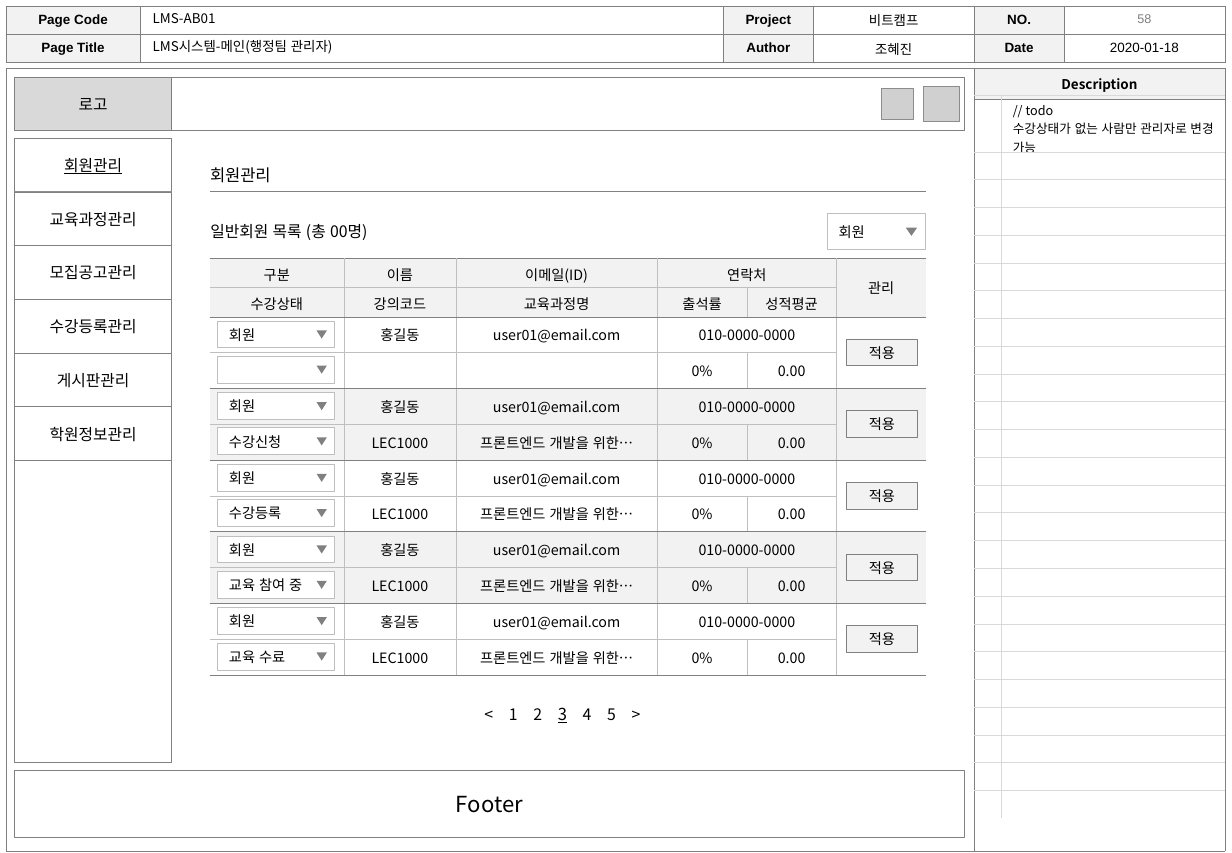
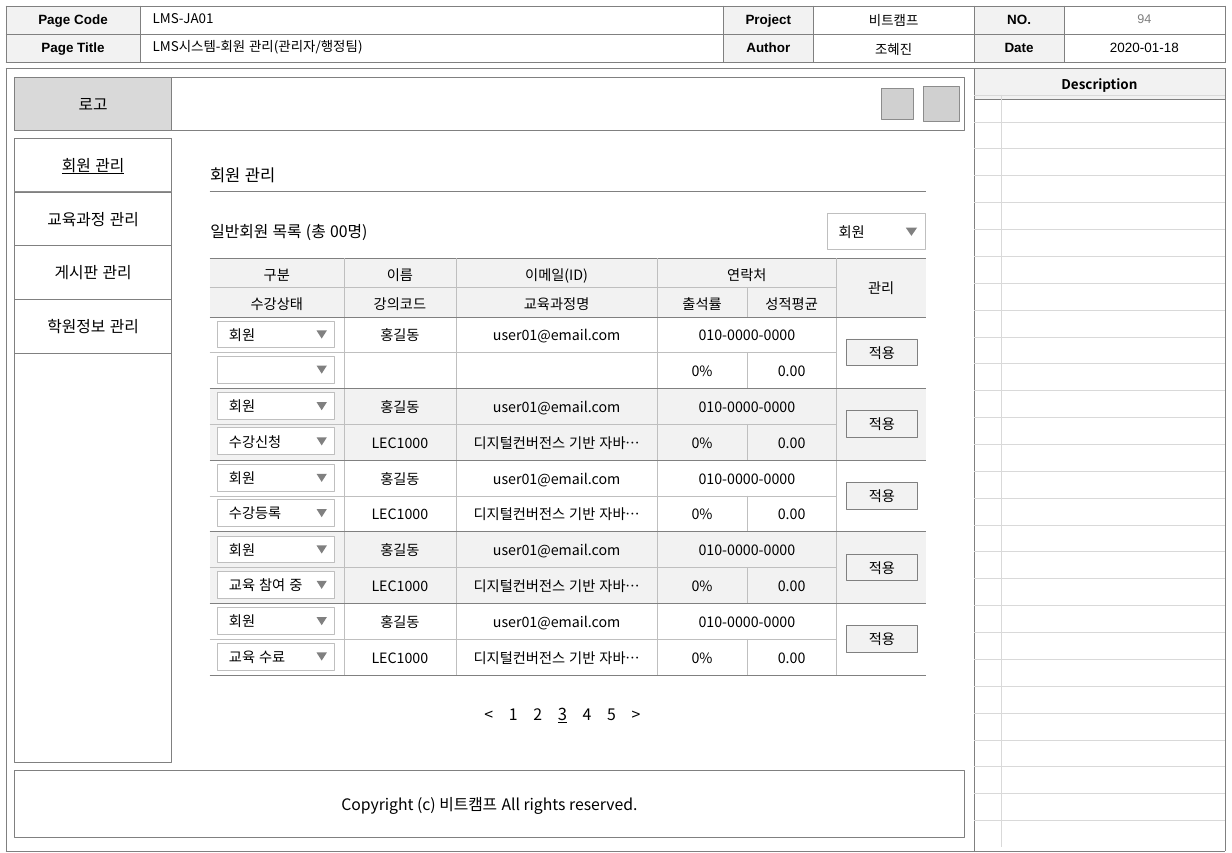
Before and after one commit to h62j8n/bitcamp_lms, a slide deck: slide 94 of storyboard.ver0.5.pptx (slide 58 before the commit). Drawn at 1232x853 pixels with LibreOffice and Linux fonts; fonts in the diff are those of the drawing; grey boxes stand for pictures. Boxes give left, top, right and bottom in pixels: in the first picture for what was removed or moved away, otherwise in the second. Text is boxed around its words. In the diff, an @@ line names an element or a change of style, - is before the commit and + after.

```diff
--- a/storyboard.ver0.5.pptx
+++ b/storyboard.ver0.5.pptx
@@ text at [153,13,214,23]: text changed @@
-LMS-AB01
+LMS-JA01
@@ page number at [1137,14,1151,23]: text changed @@
-58
+94
@@ text at [153,40,362,54]: text changed @@
-LMS시스템-메인(행정팀 관리자)
+LMS시스템-회원 관리(관리자/행정팀)
@@ table removed at [975,96,1226,819], 25 rows, 2 columns @@
- | // todo / 수강상태가 없는 사람만 관리자로 변경 가능
- | 
- | 
- | 
- | 
- | 
- | 
- | 
- | 
- | 
- | 
- | 
- | 
- | 
- | 
- | 
- | 
- | 
- | 
- | 
- | 
- | 
- | 
- | 
- | 
@@ table added at [975,96,1226,847], 28 rows, 2 columns @@
+ | 
+ | 
+ | 
+ | 
+ | 
+ | 
+ | 
+ | 
+ | 
+ | 
+ | 
+ | 
+ | 
+ | 
+ | 
+ | 
+ | 
+ | 
+ | 
+ | 
+ | 
+ | 
+ | 
+ | 
+ | 
+ | 
+ | 
+ | 
@@ text in rectangle at [62,158,124,174]: spaces changed @@
-회원관리
+회원 관리
@@ text at [210,167,275,183]: spaces changed @@
-회원관리
+회원 관리
@@ text in rectangle at [47,212,139,227]: spaces changed @@
-교육과정관리
+교육과정 관리
@@ rectangle "게시판 관리": place and size @@
-rectangle "게시판 관리" at [15,354,172,407]
+rectangle "게시판 관리" at [15,246,172,299]
@@ rectangle removed at [15,246,172,299] @@
-모집공고관리
@@ text in rectangle at [55,265,132,280]: spaces changed @@
-게시판관리
+게시판 관리
@@ table at [209,258,926,675] @@
-row 6, column 3: 프론트엔드 개발을 위한…
+row 6, column 3: 디지털컨버전스 기반 자바…
-row 8, column 3: 프론트엔드 개발을 위한…
+row 8, column 3: 디지털컨버전스 기반 자바…
-row 10, column 3: 프론트엔드 개발을 위한…
+row 10, column 3: 디지털컨버전스 기반 자바…
-row 12, column 3: 프론트엔드 개발을 위한…
+row 12, column 3: 디지털컨버전스 기반 자바…
@@ rectangle "학원정보 관리": place and size @@
-rectangle "학원정보 관리" at [15,407,172,461]
+rectangle "학원정보 관리" at [15,299,172,353]
@@ rectangle removed at [15,299,172,353] @@
-수강등록관리
@@ text in rectangle at [47,319,139,334]: spaces changed @@
-학원정보관리
+학원정보 관리
@@ text in rectangle at [341,797,637,814]: text changed; size 14 to 10 pt @@
-Footer
+Copyright (c) 비트캠프 All rights reserved.
```
Also in this commit, not shown: 62 other slides changed, 30 slides added, 7 slides removed, 2 other files.
